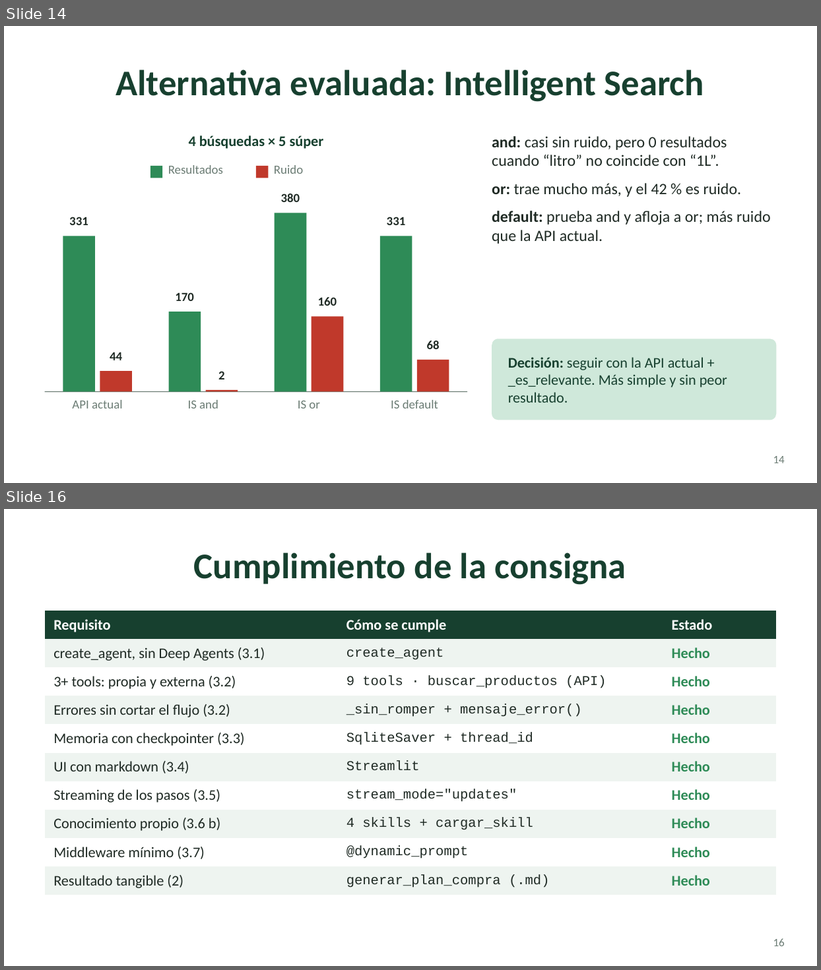
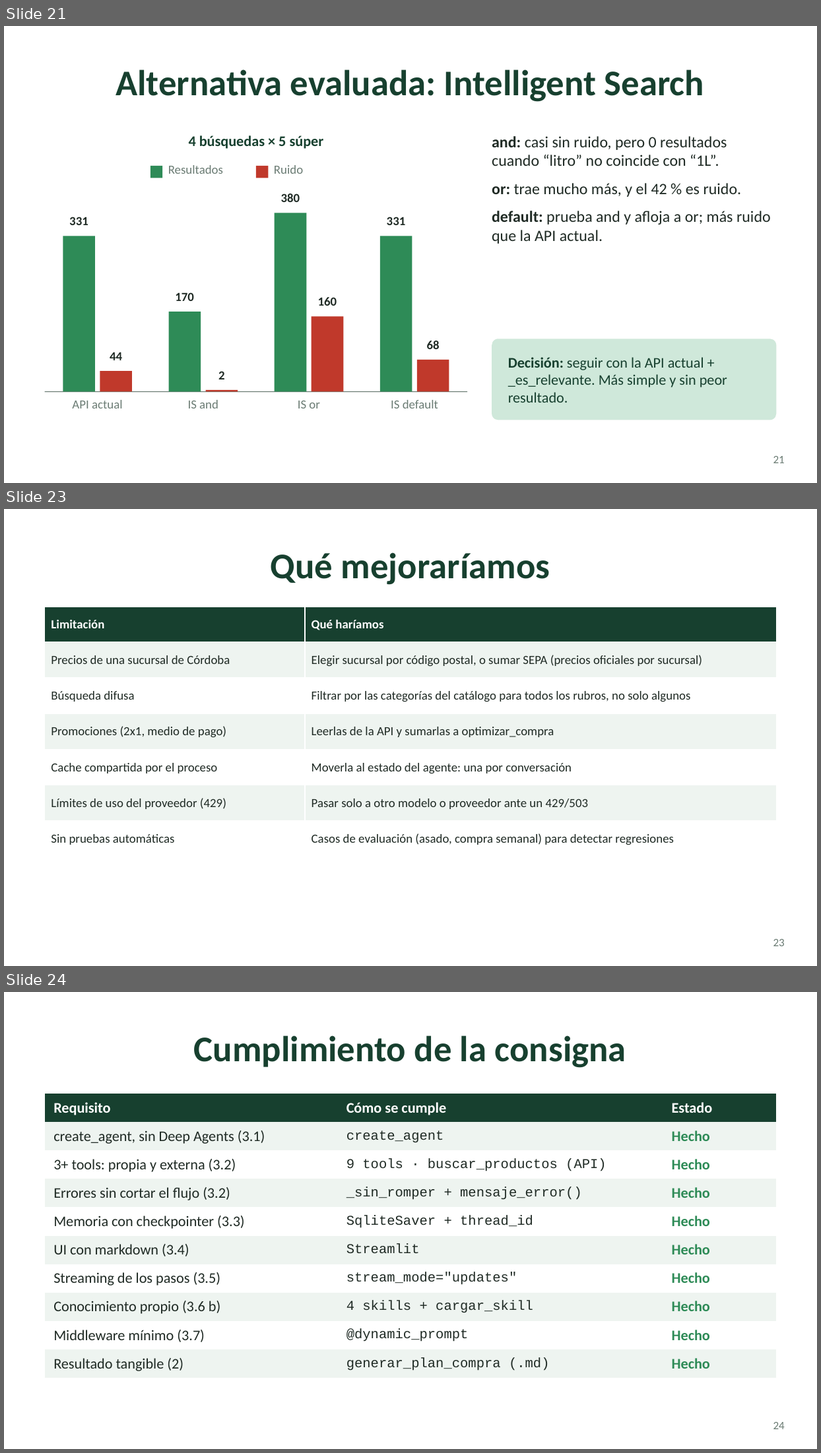
Before and after one commit to cuellojoaquinn/agente-de-supermercado, a slide deck: presentacion/super-agente.pptx. Shown one above the other, each under a label of ours: slides 14 and 16 before the commit, slides 21, 23 and 24 after it; the slides between them are not shown. The pictures are 821x970 and 821x1453 pixels, drawn with LibreOffice and Linux fonts; fonts in the diff are those of the drawing. Boxes give left, top, right and bottom in pixels: in the first picture for what was removed or moved away, otherwise in the second. Text is boxed around its words. In the diff, an @@ line names an element or a change of style, - is before the commit and + after.

```diff
--- a/presentacion/super-agente.pptx
+++ b/presentacion/super-agente.pptx
@@ slide 23 added at <box>4,509,817,966</box>, background #FFFFFF @@
@@ title added at <box>271,553,550,585</box>, 32 pt, text #17402F, bold @@
+Qué mejoraríamos
@@ table added at <box>45,607,776,857</box>, 7 rows, 2 columns @@
+Limitación | Qué haríamos
+Precios de una sucursal de Córdoba | Elegir sucursal por código postal, o sumar SEPA (precios oficiales por sucursal)
+Búsqueda difusa | Filtrar por las categorías del catálogo para todos los rubros, no solo algunos
+Promociones (2x1, medio de pago) | Leerlas de la API y sumarlas a optimizar_compra
+Cache compartida por el proceso | Moverla al estado del agente: una por conversación
+Límites de uso del proveedor (429) | Pasar solo a otro modelo o proveedor ante un 429/503
+Sin pruebas automáticas | Casos de evaluación (asado, compra semanal) para detectar regresiones
@@ page number added at <box>774,939,785,947</box>, 10 pt, text #6B7C74 @@
+23
@@ what was slide 14 is now slide 21 @@
@@ page number at <box>774,456,785,464</box>: text changed @@
-14
+21
@@ what was slide 16 is now slide 24 @@
@@ page number at <box>774,1422,785,1430</box>: text changed @@
-16
+24
```
Also in this commit, not shown: 2 slides changed, 8 other slides added, 1 slide removed, 3 other files.
